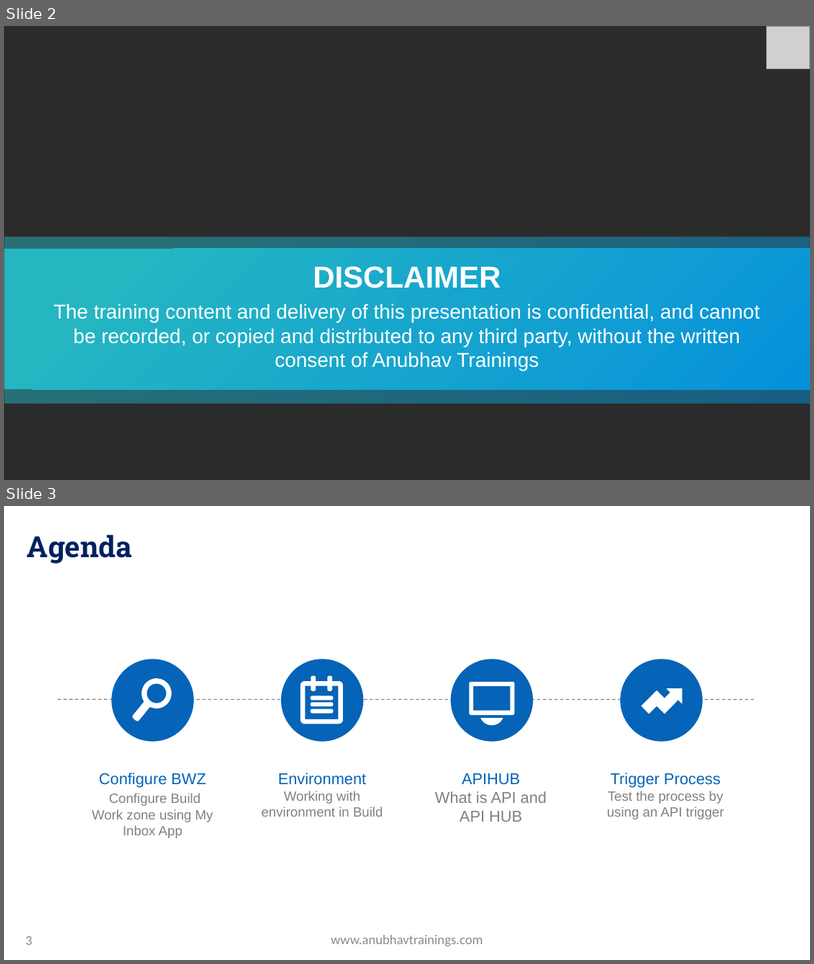
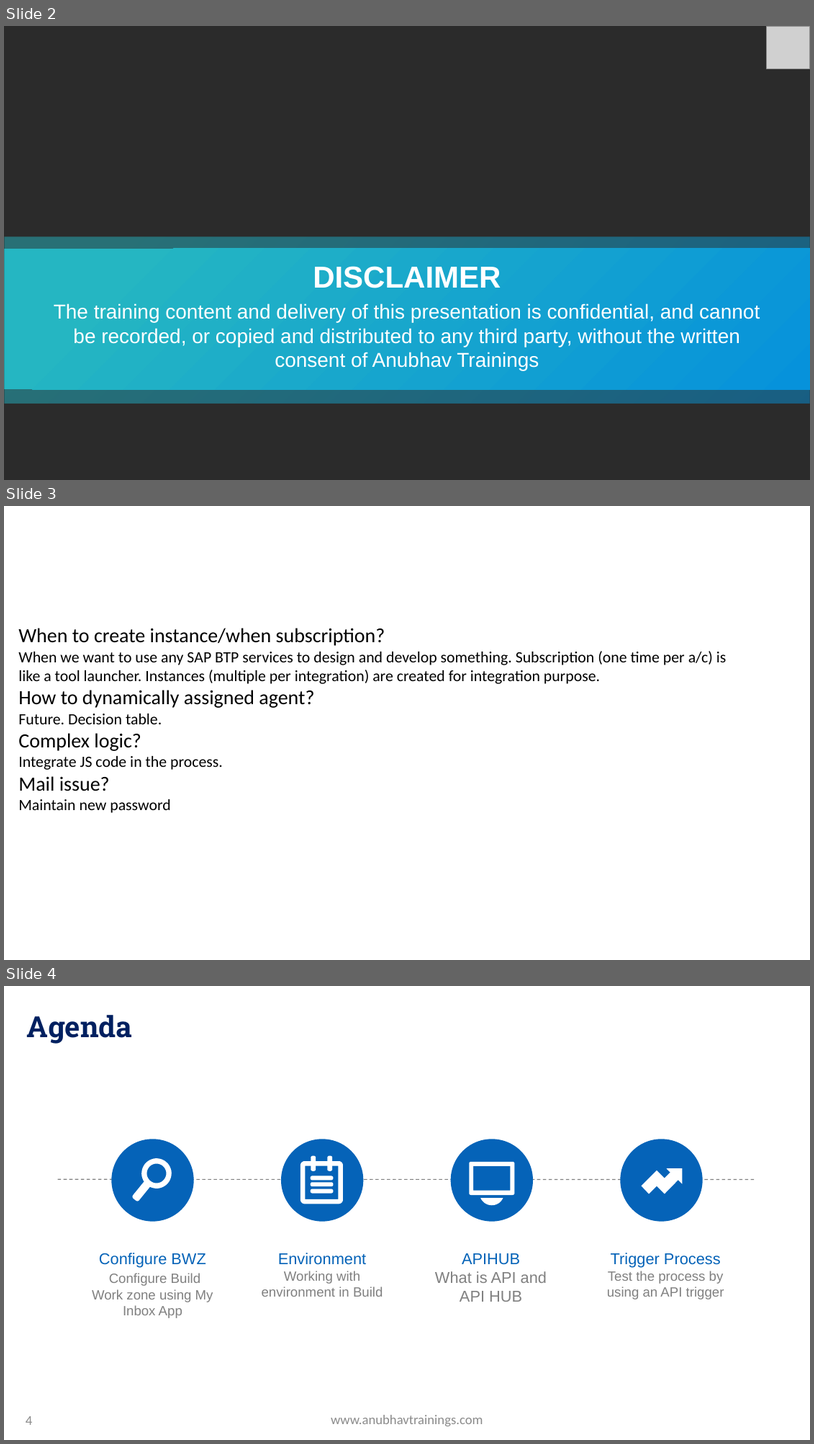
Before and after one commit to soyuztechnologies/SAP_Build_End_to_End, a slide deck: Day 5/SAP Build Training Day 5.pptx. Shown one above the other, each under a label of ours: slides 2 and 3 before the commit, slides 2, 3 and 4 after it. The pictures are 814x964 and 814x1444 pixels, drawn with LibreOffice and Linux fonts; fonts in the diff are those of the drawing; grey boxes stand for pictures; background and template pictures are left out; a plain dark background stands for a picture behind light text. Boxes give left, top, right and bottom in pixels: in the first picture for what was removed or moved away, otherwise in the second. Text is boxed around its words. In the diff, an @@ line names an element or a change of style, - is before the commit and + after.

```diff
--- a/Day 5/SAP Build Training Day 5.pptx
+++ b/Day 5/SAP Build Training Day 5.pptx
@@ slide 3 added at (4,506,810,960), background picture (left out) @@
@@ text added at (18,628,727,813), 14 pt, text #000000 @@
+When to create instance/when subscription?
+When we want to use any SAP BTP services to design and develop something. Subscription (one time per a/c) is like a tool launcher. Instances (multiple per integration) are created for integration purpose.
+How to dynamically assigned agent?
+Future. Decision table.
+Complex logic?
+Integrate JS code in the process.
+Mail issue?
+Maintain new password
@@ what was slide 3 is now slide 4 @@
@@ page number at (26,1416,32,1424): text changed @@
-3
+4
```
Also in this commit, not shown: 1 slide changed, 2 other slides added, 2 other files.
